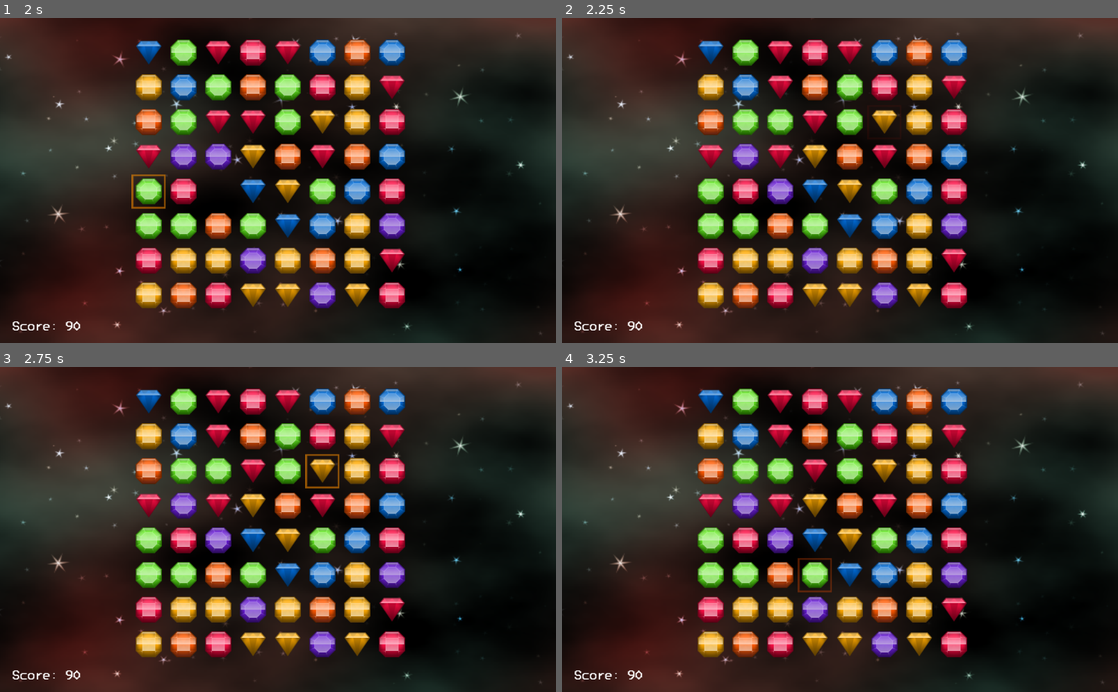
Above: before the commit, frames 1-4 (two rows, left to right).
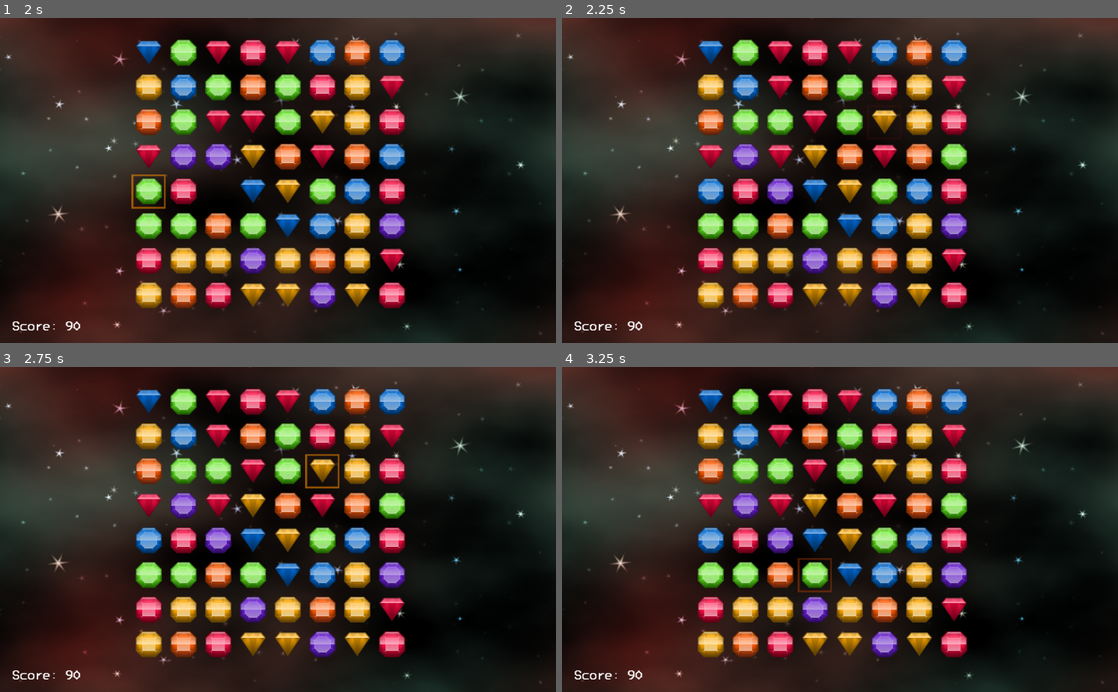
Above: after the commit, the same moments.

Repository: imekon/match-3-godot
Game: Godot game, scene res://scenes/Main.tscn
The game is run twice, just before and just after one commit, with the same random seed, the same clock (stepped at 60 frames per second) and the same inputs.
Inputs (mouse positions are in pixels of both pictures, inside the frame that each line leads up to):
- Up to frame 1 (2 s): tap Enter at 0.5 s; move the mouse to (400, 164) at 0.52 s; click (400, 164) at 0.67 s; move the mouse to (166, 196) at 1.27 s; click (166, 196) at 1.42 s
- Up to frame 2 (2.25 s): move the mouse to (895, 109) at 2.02 s; click (895, 109) at 2.17 s
- Up to frame 3 (2.75 s): no input
- Up to frame 4 (3.25 s): move the mouse to (812, 594) at 2.77 s; click (812, 594) at 2.92 s

Frame 1 is identical in both runs. In frame 2, 0.6% of the frame differs, in the area x 24-73%, y 38-58%; in frame 3, 0.6%; in frame 4, 0.6%.

Commit message:
swapping items
but no visuals

Diff:
--- a/scripts/Main.gd
+++ b/scripts/Main.gd
@@ -167,6 +167,13 @@
 	func process_score(item):
 		score += scores[item]
 
+	func swap_items():
+		var item1 = map[first.y][first.x]
+		var item2 = map[second.y][second.x]
+		map[first.y][first.x] = item2
+		map[second.y][second.x] = item1
+		set_state_idle()
+
 	func set_state_first(x, y):
 		state = LEVEL_STATE.FirstClick
 		first = Vector2(x, y)
@@ -174,6 +181,7 @@
 	func set_state_second(x, y):
 		state = LEVEL_STATE.SecondClick
 		second = Vector2(x, y)
+		swap_items()
 
 	func set_state_idle():
 		state = LEVEL_STATE.Idle
